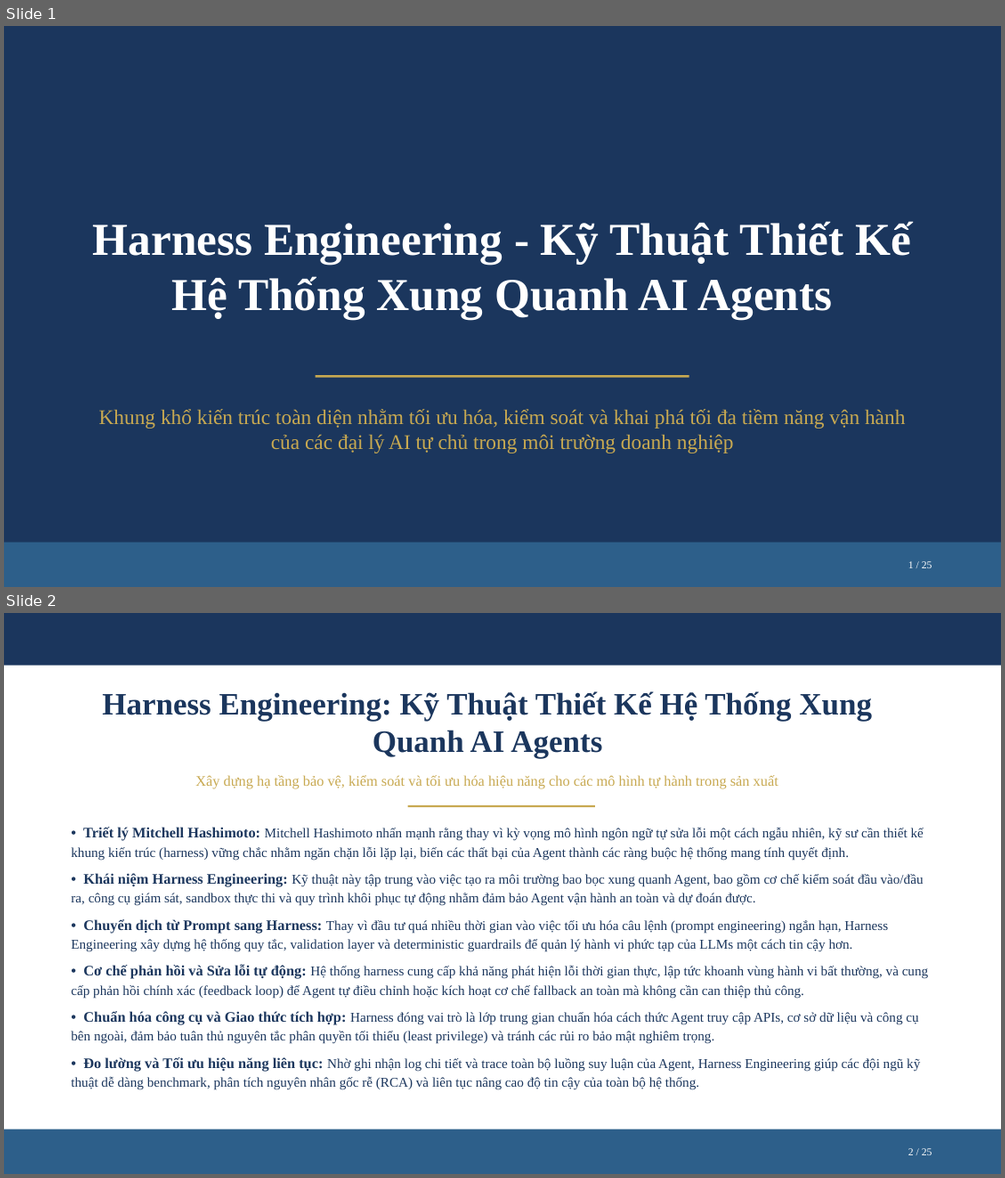
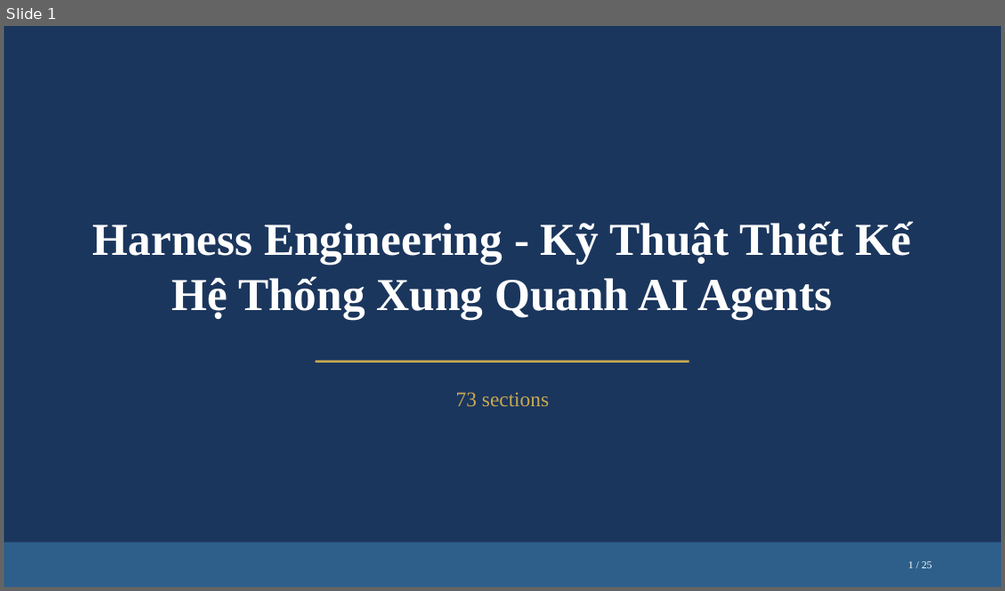
Before and after one commit to nbhson/tool-harness-generate-slide, a slide deck: harness-engineer.pptx. Shown one above the other, each under a label of ours: slides 1 and 2 before the commit, slide 1 after it. The pictures are 1005x1178 and 1005x591 pixels, drawn with LibreOffice and Linux fonts; fonts in the diff are those of the drawing. Boxes give left, top, right and bottom in pixels: in the first picture for what was removed or moved away, otherwise in the second. Text is boxed around its words. In the diff, an @@ line names an element or a change of style, - is before the commit and + after.

```diff
--- a/harness-engineer.pptx
+++ b/harness-engineer.pptx
@@ slide 2 removed at box(4, 613, 1001, 1174), background #FFFFFF @@
@@ rectangle removed at box(4, 613, 1001, 666) @@
@@ text removed at box(102, 691, 872, 758) @@
-Harness Engineering: Kỹ Thuật Thiết Kế Hệ Thống Xung Quanh AI Agents
@@ text removed at box(195, 775, 778, 789) @@
-Xây dựng hạ tầng bảo vệ, kiểm soát và tối ưu hóa hiệu năng cho các mô hình tự hành trong sản xuất
@@ line removed from (408, 806) to (595, 806) @@
@@ text removed at box(71, 827, 928, 1090) @@
-• Triết lý Mitchell Hashimoto: Mitchell Hashimoto nhấn mạnh rằng thay vì kỳ vọng mô hình ngôn ngữ tự sửa lỗi một cách ngẫu nhiên, kỹ sư cần thiết kế khung kiến trúc (harness) vững chắc nhằm ngăn chặn lỗi lặp lại, biến các thất bại của Agent thành các ràng buộc hệ thống mang tính quyết định.
-• Khái niệm Harness Engineering: Kỹ thuật này tập trung vào việc tạo ra môi trường bao bọc xung quanh Agent, bao gồm cơ chế kiểm soát đầu vào/đầu ra, công cụ giám sát, sandbox thực thi và quy trình khôi phục tự động nhằm đảm bảo Agent vận hành an toàn và dự đoán được.
-• Chuyển dịch từ Prompt sang Harness: Thay vì đầu tư quá nhiều thời gian vào việc tối ưu hóa câu lệnh (prompt engineering) ngắn hạn, Harness Engineering xây dựng hệ thống quy tắc, validation layer và deterministic guardrails để quản lý hành vi phức tạp của LLMs một cách tin cậy hơn.
-• Cơ chế phản hồi và Sửa lỗi tự động: Hệ thống harness cung cấp khả năng phát hiện lỗi thời gian thực, lập tức khoanh vùng hành vi bất thường, và cung cấp phản hồi chính xác (feedback loop) để Agent tự điều chỉnh hoặc kích hoạt cơ chế fallback an toàn mà không cần can thiệp thủ công.
-• Chuẩn hóa công cụ và Giao thức tích hợp: Harness đóng vai trò là lớp trung gian chuẩn hóa cách thức Agent truy cập APIs, cơ sở dữ liệu và công cụ bên ngoài, đảm bảo tuân thủ nguyên tắc phân quyền tối thiểu (least privilege) và tránh các rủi ro bảo mật nghiêm trọng.
-• Đo lường và Tối ưu hiệu năng liên tục: Nhờ ghi nhận log chi tiết và trace toàn bộ luồng suy luận của Agent, Harness Engineering giúp các đội ngũ kỹ thuật dễ dàng benchmark, phân tích nguyên nhân gốc rễ (RCA) và liên tục nâng cao độ tin cậy của toàn bộ hệ thống.
@@ rectangle removed at box(4, 1129, 1001, 1174) @@
@@ text removed at box(908, 1148, 932, 1155) @@
-2 / 25
@@ slide 1 changed as well @@
@@ line moved from (316, 376) - (689, 376) to (316, 361) - (689, 361) @@
@@ text at box(456, 392, 549, 406): text changed @@
-Khung khổ kiến trúc toàn diện nhằm tối ưu hóa, kiểm soát và khai phá tối đa tiềm năng vận hành của các đại lý AI tự chủ trong môi trường doanh nghiệp
+73 sections
```
Also in this commit, not shown: 18 other slides changed, 6 slides added, 5 other slides removed, 17 other files.
